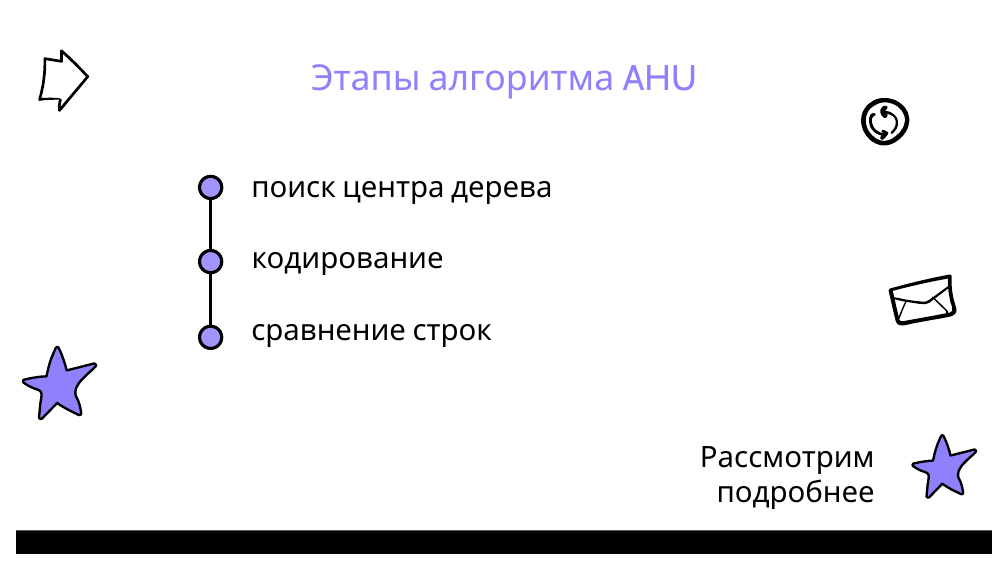
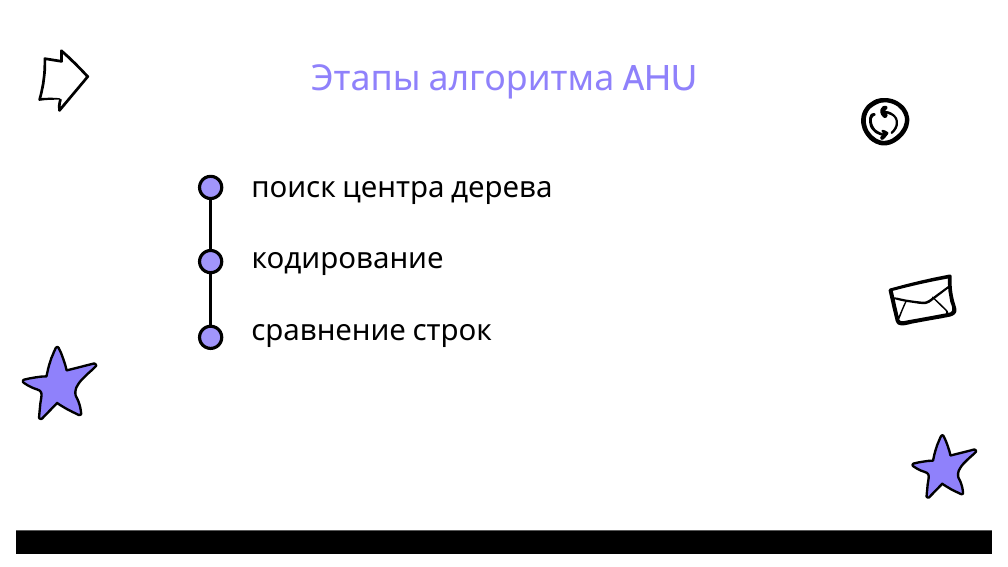
Before and after one commit to PufMe/isomorphic, a slide deck: slide 5 of docs/Изоморфизм деревьев_ПоповаС.О..pptx (slide 7 before the commit). Drawn at 1008x567 pixels with LibreOffice and Linux fonts; fonts in the diff are those of the drawing; background and template pictures are left out. Boxes give left, top, right and bottom in pixels: in the first picture for what was removed or moved away, otherwise in the second. Text is boxed around its words. In the diff, an @@ line names an element or a change of style, - is before the commit and + after.

```diff
--- a/docs/Изоморфизм деревьев_ПоповаС.О..pptx
+++ b/docs/Изоморфизм деревьев_ПоповаС.О..pptx
@@ text removed at (700,446,875,509) @@
-Рассмотрим подробнее
```
Also in this commit, not shown: 5 other slides changed, 4 slides added, 22 slides removed, 1 other file.
